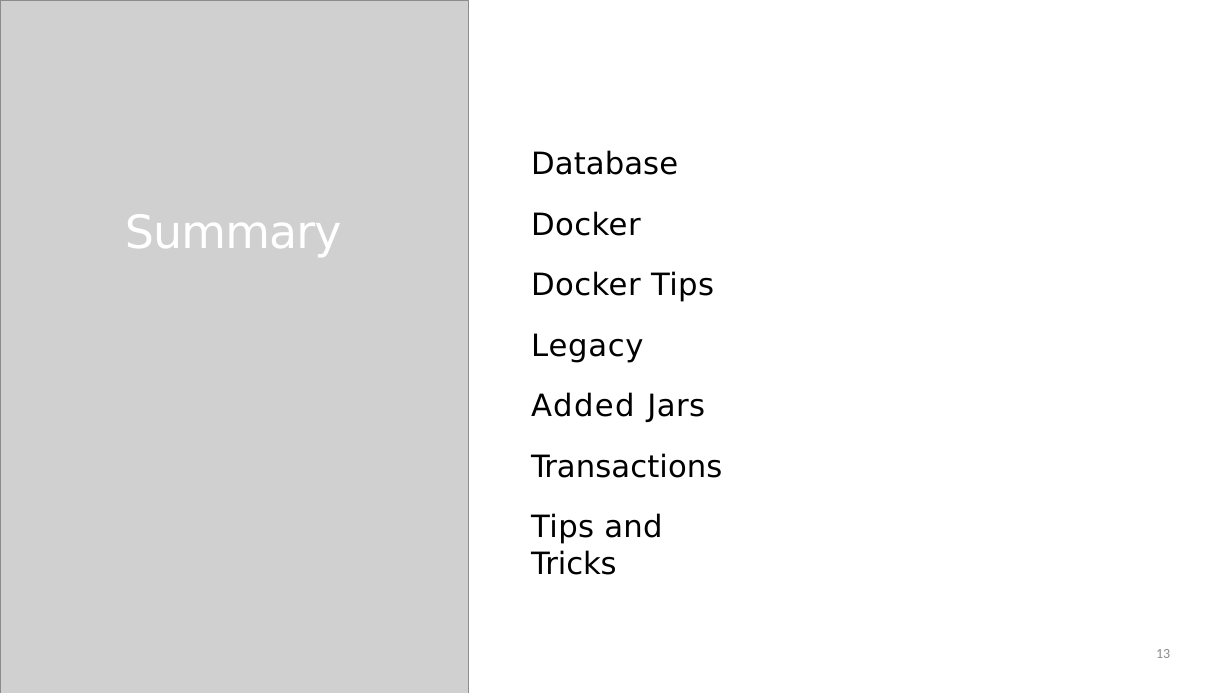
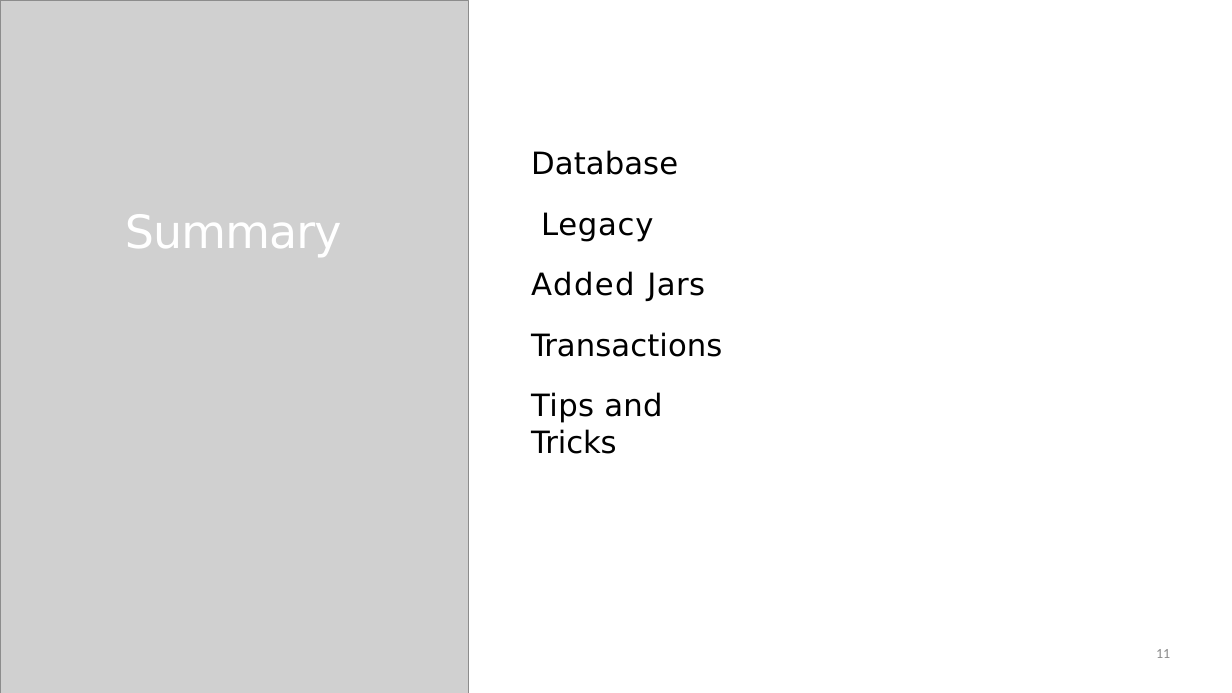
Before and after one commit to StevenJoseph19/Java-Apps, a slide deck: slide 11 of 3. Spring/Day 14/Slides/6. Configuration of Spring and JPA for Development/configuration-of-spring-and-jpa-for-development-slides.pptx (slide 13 before the commit). Drawn at 1232x693 pixels with LibreOffice and Linux fonts; fonts in the diff are those of the drawing; grey boxes stand for pictures. Boxes give left, top, right and bottom in pixels: in the first picture for what was removed or moved away, otherwise in the second. Text is boxed around its words. In the diff, an @@ line names an element or a change of style, - is before the commit and + after.

```diff
--- a/3. Spring/Day 14/Slides/6. Configuration of Spring and JPA for Development/configuration-of-spring-and-jpa-for-development-slides.pptx
+++ b/3. Spring/Day 14/Slides/6. Configuration of Spring and JPA for Development/configuration-of-spring-and-jpa-for-development-slides.pptx
@@ text at box(531, 212, 722, 357): text changed @@
-Docker Docker Tips Legacy Added Jars Transactions
+Legacy Added Jars Transactions
@@ page number at box(1156, 649, 1170, 658): text changed @@
-13
+11
```
Also in this commit, not shown: 1 other slide changed, 2 slides removed, 7 other files.
